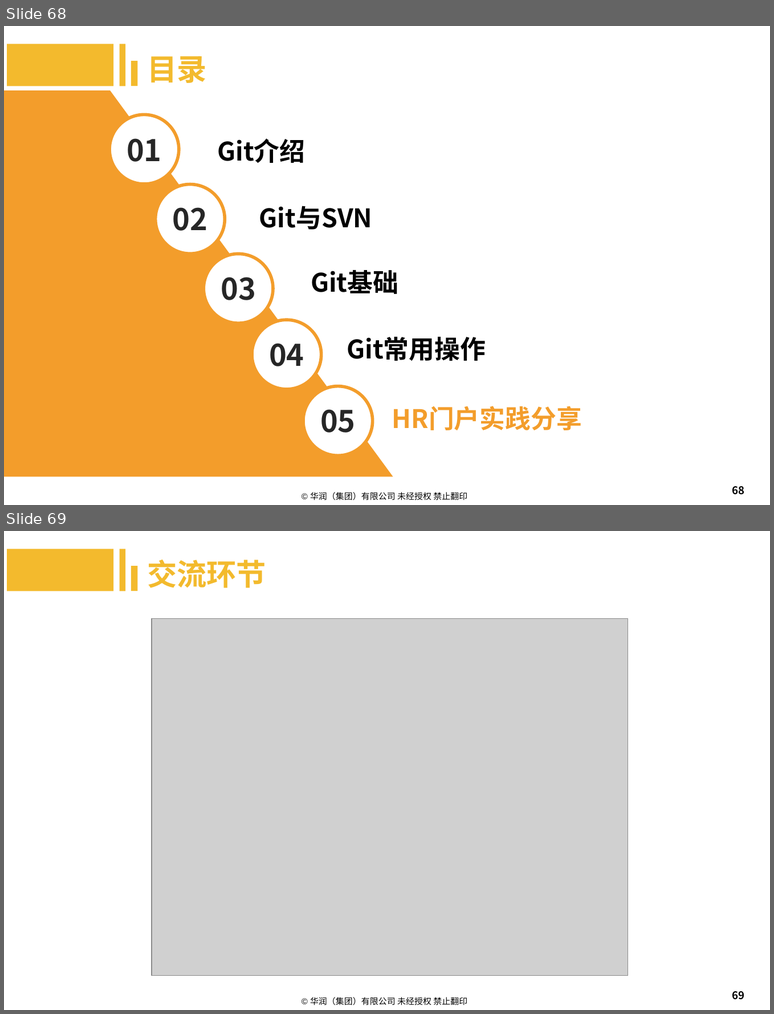
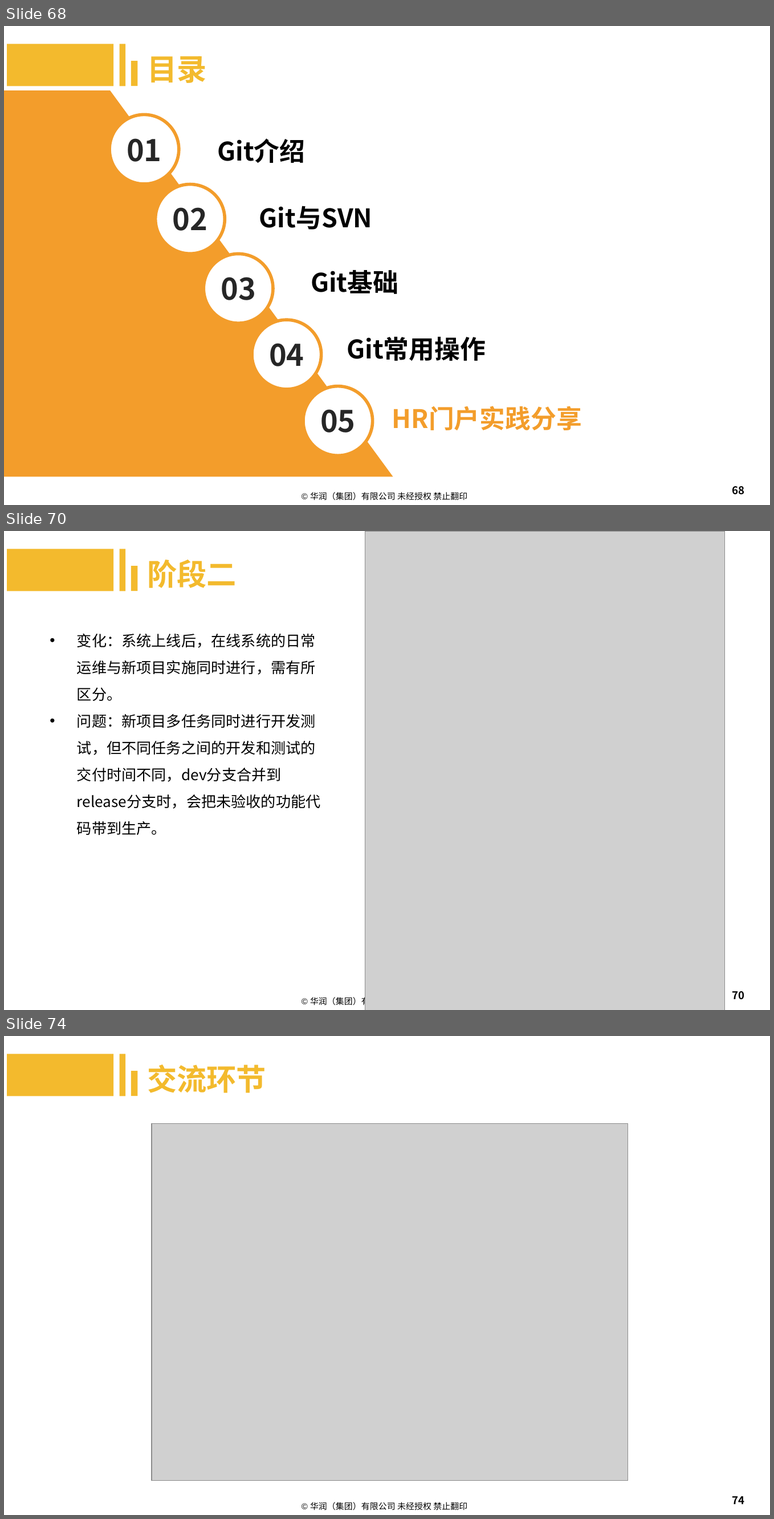
Before and after one commit to machenzhao/git-present, a slide deck: Git.pptx. Shown one above the other, each under a label of ours: slides 68 and 69 before the commit, slides 68, 70 and 74 after it; the slides between them are not shown. The pictures are 774x1014 and 774x1519 pixels, drawn with LibreOffice and Linux fonts; fonts in the diff are those of the drawing; grey boxes stand for pictures; background and template pictures are left out. Boxes give left, top, right and bottom in pixels: in the first picture for what was removed or moved away, otherwise in the second. Text is boxed around its words. In the diff, an @@ line names an element or a change of style, - is before the commit and + after.

```diff
--- a/Git.pptx
+++ b/Git.pptx
@@ slide 70 added at box(4, 531, 770, 1010), background #FFFFFF; not listed: 1 template element that a slide beside it also shows @@
@@ picture added at box(365, 531, 725, 1010) @@
@@ rectangle added at box(7, 549, 113, 591), fill #F3BA2D @@
@@ rectangle added at box(120, 549, 126, 591), fill #F3BA2D @@
@@ text added at box(147, 559, 237, 588), 28 pt, text #F3BA2D, bold @@
+阶段二
@@ rectangle added at box(131, 566, 138, 591), fill #F3BA2D @@
@@ text added at box(77, 634, 321, 835), 14 pt, text #000000 @@
+• 变化：系统上线后，在线系统的日常运维与新项目实施同时进行，需有所区分。
+• 问题：新项目多任务同时进行开发测试，但不同任务之间的开发和测试的交付时间不同，dev分支合并到release分支时，会把未验收的功能代码带到生产。
@@ page number added at box(732, 991, 744, 1000), 10 pt, text #000000 @@
+70
@@ what was slide 69 is now slide 74 @@
@@ page number at box(732, 1496, 744, 1504): text changed @@
-69
+74
```
Also in this commit, not shown: 1 slide changed, 4 other slides added, 2 other files.
